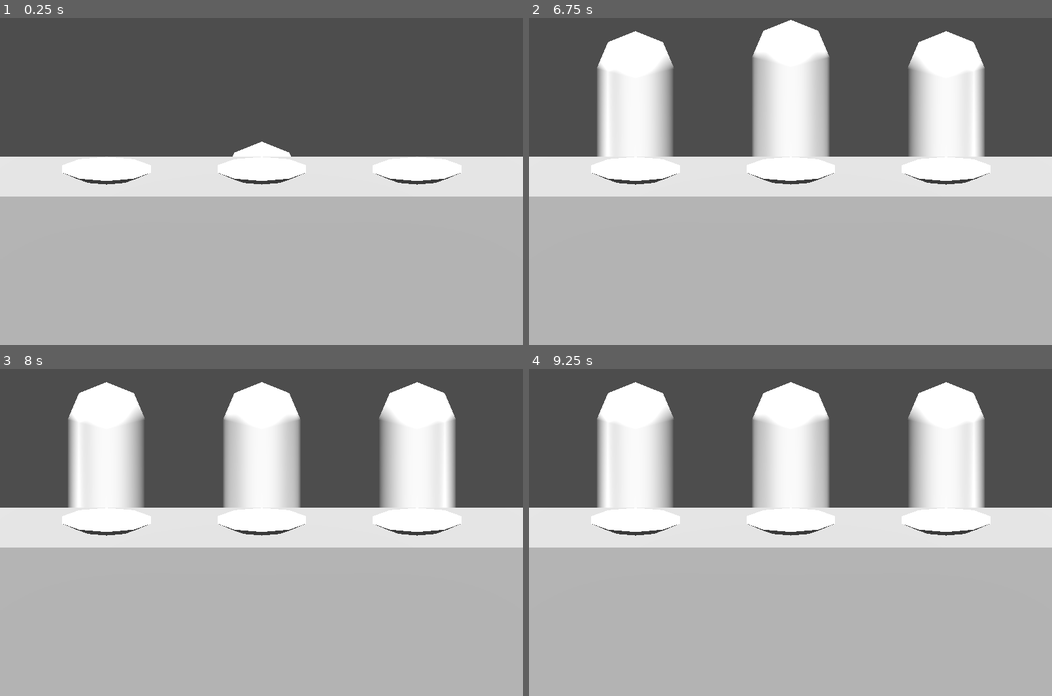
Above: before the commit, frames 1-4 (two rows, left to right).
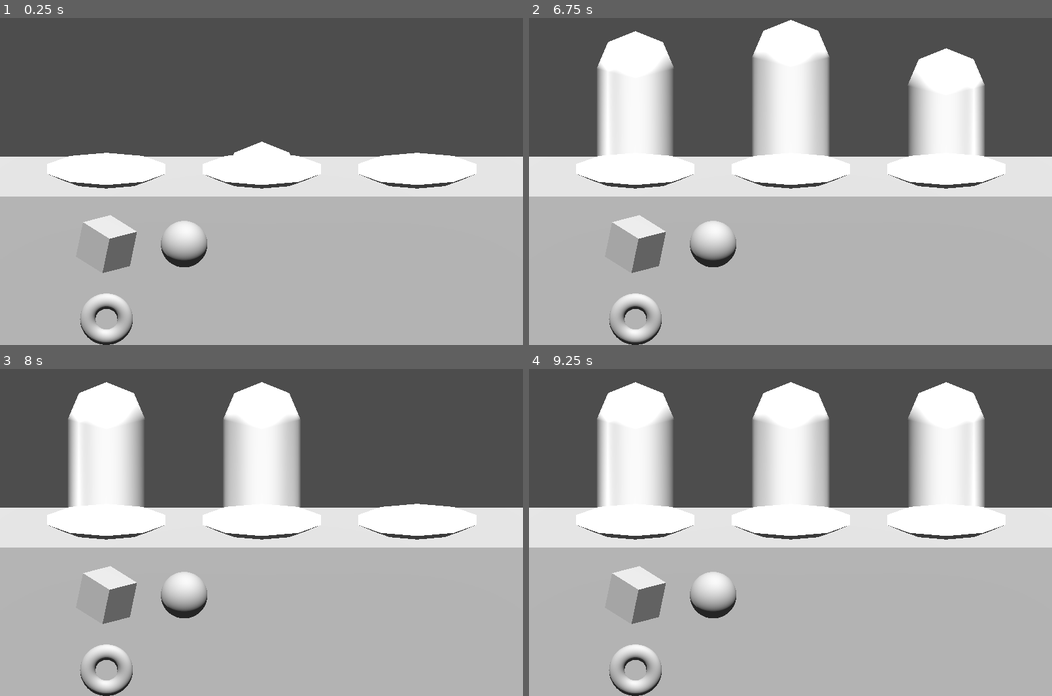
Above: after the commit, the same moments.

Repository: codie-sharp/faye-foods
Game: Godot game, scene res://MainScene.tscn
Two runs of this game, one before a commit and one after it. Both use one fixed random seed, a clock stepped at 60 frames per second and the inputs below.
Inputs (mouse positions are in pixels of both pictures, inside the frame that each line leads up to):
- Up to frame 1 (0.25 s): no input
- Up to frame 2 (6.75 s): move the mouse to (905, 165) at 0.52 s; click (905, 165) at 0.67 s; tap Enter at 1.25, 3.5 s; move the mouse to (685, 197) at 1.27 s; click (685, 197) at 1.42 s; tap Space at 2 s; move the mouse to (842, 109) at 2.02 s; click (842, 109) at 2.17 s; move the mouse to (764, 246) at 2.77 s; click (764, 246) at 2.92 s; move the mouse to (947, 230) at 3.52 s; click (947, 230) at 3.67 s; move the mouse to (633, 132) at 4.27 s; click (633, 132) at 4.42 s; move the mouse to (816, 181) at 5.02 s; click (816, 181) at 5.17 s; move the mouse to (712, 99) at 5.77 s; click (712, 99) at 5.92 s; move the mouse to (905, 165) at 6.52 s; click (905, 165) at 6.67 s
- Up to frame 3 (8 s): move the mouse to (156, 548) at 7.27 s; click (156, 548) at 7.42 s
- Up to frame 4 (9.25 s): tap Space at 8 s; move the mouse to (842, 460) at 8.02 s; click (842, 460) at 8.17 s; move the mouse to (764, 597) at 8.77 s; click (764, 597) at 8.92 s

The runs differ from the first frame. In frame 1, 4.9% of the frame differs, in the area x 9-92%, y 41-100%; in frame 2, 5.7%; in frame 3, 9.7%, in the area x 9-92%, y 4-100%; in frame 4, 4.7%.

Commit message:
added 3 test shapes to pantry under counter. Working on drag and drop

Diff:
--- a/CharacterScript.gd
+++ b/CharacterScript.gd
@@ -21,12 +21,12 @@
 	var tween = get_tree().create_tween()
 	tween.finished.connect(emit_char_seated)
 	tween.tween_property(self, "global_transform:origin", top_pos, up_duration)
-	await tween.tween_property(self, "global_transform:origin", end_pos, bob_duration)
+	tween.tween_property(self, "global_transform:origin", end_pos, bob_duration)
 
 func exit():
 	var tween = get_tree().create_tween()
 	tween.finished.connect(emit_char_exited)
-	await tween.tween_property(self, "global_transform:origin", start_pos, up_duration)
+	tween.tween_property(self, "global_transform:origin", start_pos, up_duration)
 
 func emit_char_seated():
 	emit_signal("char_seated")
--- a/MainScene.tscn
+++ b/MainScene.tscn
@@ -10,7 +10,7 @@
 
 [sub_resource type="CylinderShape3D" id="CylinderShape3D_6d4kj"]
 height = 0.2
-radius = 0.25
+radius = 0.4
 
 [sub_resource type="StandardMaterial3D" id="StandardMaterial3D_o3lpo"]
 albedo_color = Color(0.784314, 0.784314, 0.784314, 1)
@@ -18,8 +18,8 @@
 
 [sub_resource type="CylinderMesh" id="CylinderMesh_i45ce"]
 material = SubResource("StandardMaterial3D_o3lpo")
-top_radius = 0.3
-bottom_radius = 0.1
+top_radius = 0.4
+bottom_radius = 0.2
 height = 0.1
 radial_segments = 10
 rings = 2
@@ -27,11 +27,31 @@
 
 [sub_resource type="CylinderShape3D" id="CylinderShape3D_55mre"]
 height = 0.2
-radius = 0.25
+radius = 0.4
 
 [sub_resource type="CylinderShape3D" id="CylinderShape3D_q6nci"]
 height = 0.2
-radius = 0.25
+radius = 0.4
+
+[sub_resource type="BoxShape3D" id="BoxShape3D_fcgb7"]
+size = Vector3(0.5, 0.5, 0.5)
+
+[sub_resource type="BoxMesh" id="BoxMesh_d3ero"]
+size = Vector3(0.25, 0.25, 0.25)
+
+[sub_resource type="BoxShape3D" id="BoxShape3D_4c7bm"]
+size = Vector3(0.5, 0.5, 0.5)
+
+[sub_resource type="SphereMesh" id="SphereMesh_63ioy"]
+radius = 0.15
+height = 0.3
+
+[sub_resource type="BoxShape3D" id="BoxShape3D_g4k7c"]
+size = Vector3(0.5, 0.5, 0.5)
+
+[sub_resource type="TorusMesh" id="TorusMesh_px0qh"]
+inner_radius = 0.07
+outer_radius = 0.17
 
 [sub_resource type="Environment" id="Environment_sry4h"]
 ambient_light_color = Color(1, 1, 1, 1)
@@ -42,7 +62,7 @@
 [node name="Camera3D" type="Camera3D" parent="."]
 transform = Transform3D(1, 0, 0, 0, 0.965926, 0.258819, 0, -0.258819, 0.965926, 0, 1, 2)
 projection = 1
-fov = 45.0
+fov = 65.0
 size = 2.1
 
 [node name="Counter" type="MeshInstance3D" parent="."]
@@ -103,6 +123,45 @@
 [node name="Character" parent="Counter/Seats/Seat3" instance=ExtResource("2_30pvr")]
 transform = Transform3D(1, 0, 0, 0, 1, 0, 0, 0, 1, 0, -1, -1)
 
+[node name="Pantry" type="Node3D" parent="Counter"]
+transform = Transform3D(1, 0, 0, 0, 1, 0, 0, 0, 1, 0, 0, 0.75)
+
+[node name="Food1" type="Node3D" parent="Counter/Pantry"]
+transform = Transform3D(1, 0, 0, 0, 1, 0, 0, 0, 1, -1, 0.25, 0)
+
+[node name="Area3D" type="Area3D" parent="Counter/Pantry/Food1"]
+
+[node name="CollisionShape3D" type="CollisionShape3D" parent="Counter/Pantry/Food1/Area3D"]
+shape = SubResource("BoxShape3D_fcgb7")
+
+[node name="MeshInstance3D" type="MeshInstance3D" parent="Counter/Pantry/Food1/Area3D"]
+transform = Transform3D(0.707107, 0.183013, 0.683013, 0, 0.965926, -0.258819, -0.707107, 0.183013, 0.683013, 0, 0, 0)
+mesh = SubResource("BoxMesh_d3ero")
+
+[node name="Food2" type="Node3D" parent="Counter/Pantry"]
+transform = Transform3D(1, 0, 0, 0, 1, 0, 0, 0, 1, -0.5, 0.25, 0)
+
+[node name="Area3D" type="Area3D" parent="Counter/Pantry/Food2"]
+
+[node name="CollisionShape3D" type="CollisionShape3D" parent="Counter/Pantry/Food2/Area3D"]
+shape = SubResource("BoxShape3D_4c7bm")
+
+[node name="MeshInstance3D" type="MeshInstance3D" parent="Counter/Pantry/Food2/Area3D"]
+transform = Transform3D(0.707107, 0.183013, 0.683013, 0, 0.965926, -0.258819, -0.707107, 0.183013, 0.683013, 0, 0, 0)
+mesh = SubResource("SphereMesh_63ioy")
+
+[node name="Food3" type="Node3D" parent="Counter/Pantry"]
+transform = Transform3D(1, 0, 0, 0, 1, 0, 0, 0, 1, -1, -0.25, 0)
+
+[node name="Area3D" type="Area3D" parent="Counter/Pantry/Food3"]
+
+[node name="CollisionShape3D" type="CollisionShape3D" parent="Counter/Pantry/Food3/Area3D"]
+shape = SubResource("BoxShape3D_g4k7c")
+
+[node name="MeshInstance3D" type="MeshInstance3D" parent="Counter/Pantry/Food3/Area3D"]
+transform = Transform3D(1, 0, 0, 0, -4.37114e-08, -1, 0, 1, -4.37114e-08, 0, 0, 0)
+mesh = SubResource("TorusMesh_px0qh")
+
 [node name="DirectionalLight3D" type="DirectionalLight3D" parent="."]
 transform = Transform3D(1, 0, 0, 0, 0.5, 0.866025, 0, -0.866025, 0.5, 0, 5, 3)
 light_energy = 3.0
Not shown: 1 places in MainScene.tscn that only renumber resources
